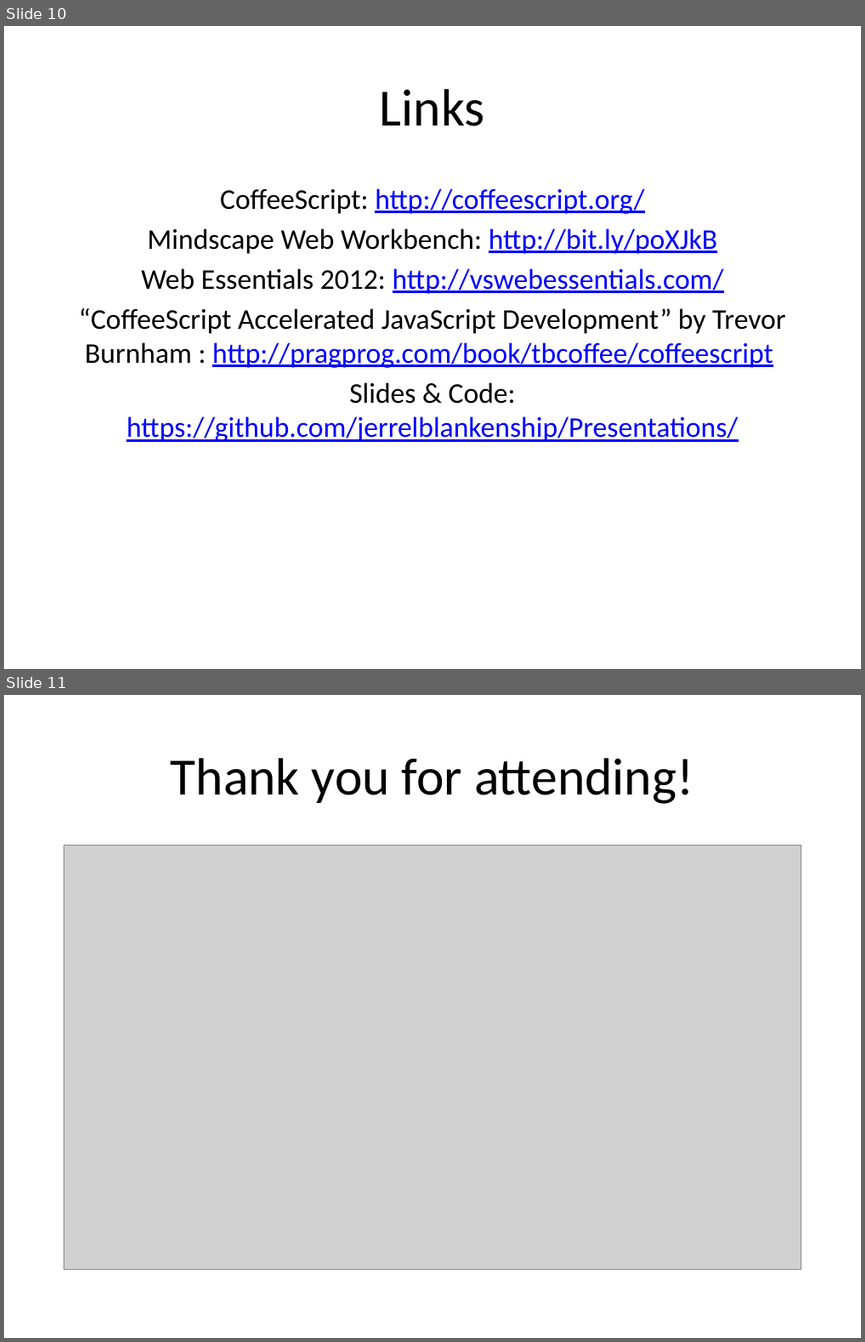
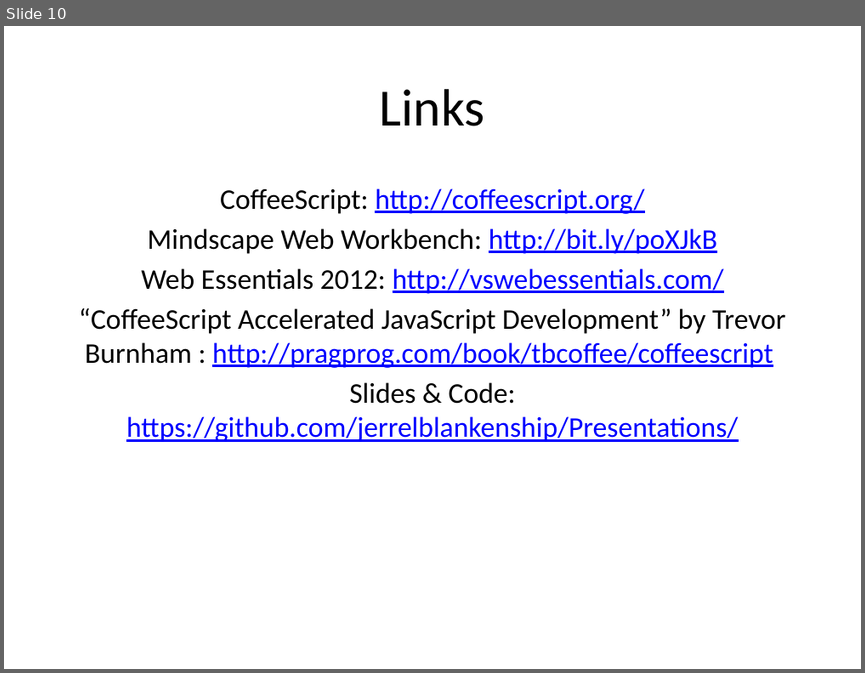
Before and after one commit to jerrelblankenship/Presentations, a slide deck: HavingYourCoffee/CONDG_Lightning2013/Having_Your_Coffee.pptx. Shown one above the other, each under a label of ours: slides 10 and 11 before the commit, slide 10 after it. The pictures are 865x1342 and 865x673 pixels, drawn with LibreOffice and Linux fonts; fonts in the diff are those of the drawing; grey boxes stand for pictures. Boxes give left, top, right and bottom in pixels: in the first picture for what was removed or moved away, otherwise in the second. Text is boxed around its words. In the diff, an @@ line names an element or a change of style, - is before the commit and + after.

```diff
--- a/HavingYourCoffee/CONDG_Lightning2013/Having_Your_Coffee.pptx
+++ b/HavingYourCoffee/CONDG_Lightning2013/Having_Your_Coffee.pptx
@@ slide 11 removed at bbox=[4, 695, 861, 1338], background #FFFFFF @@
@@ title removed at bbox=[171, 758, 693, 804] @@
-Thank you for attending!
@@ picture removed at bbox=[64, 845, 800, 1269] @@
```
Also in this commit, not shown: 2 slides changed.
